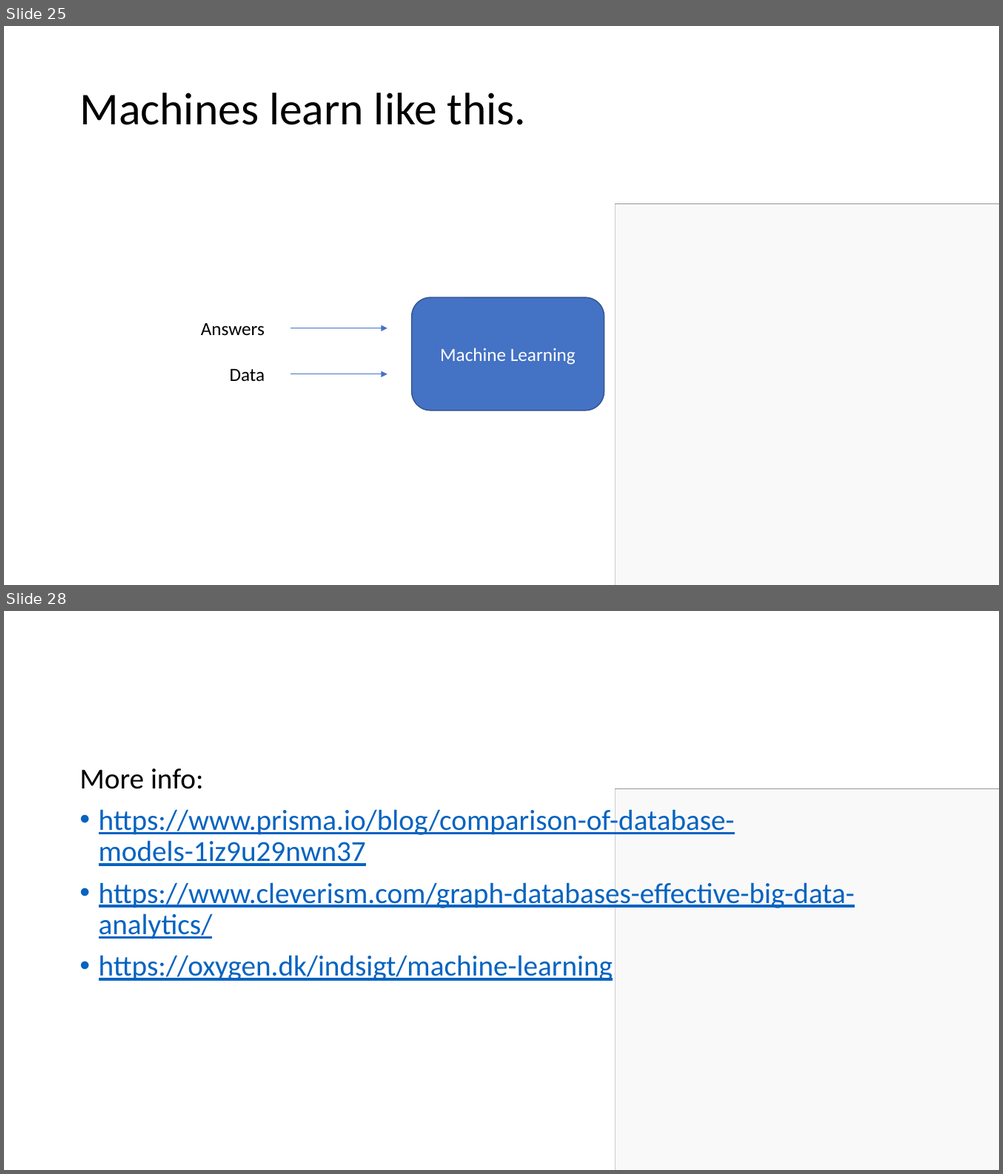
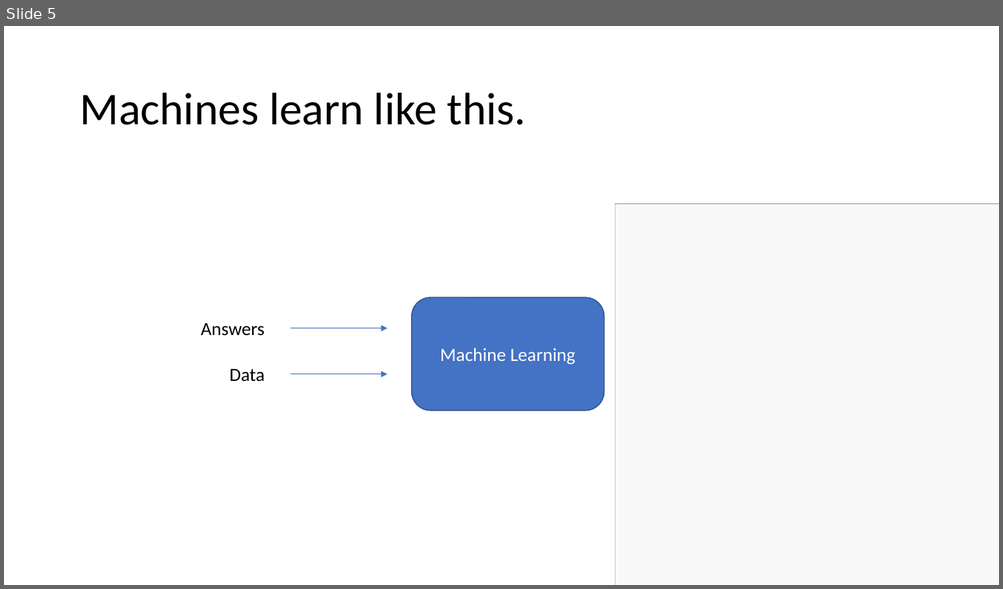
Before and after one commit to mikkelvalentinsorensen/MikValSor.GraphDBIntroTalk, a slide deck: Presentation.pptx. Shown one above the other, each under a label of ours: slides 25 and 28 before the commit, slide 5 after it; the slides between them are not shown. The pictures are 1003x1174 and 1003x589 pixels, drawn with LibreOffice and Linux fonts; fonts in the diff are those of the drawing; grey boxes stand for pictures. Boxes give left, top, right and bottom in pixels: in the first picture for what was removed or moved away, otherwise in the second. Text is boxed around its words. In the diff, an @@ line names an element or a change of style, - is before the commit and + after.

```diff
--- a/Presentation.pptx
+++ b/Presentation.pptx
@@ slide 28 removed at bbox=[4, 611, 999, 1170], background #FFFFFF @@
@@ text removed at bbox=[79, 769, 854, 981] @@
-More info:
-• https://www.prisma.io/blog/comparison-of-database-models-1iz9u29nwn37
-• https://www.cleverism.com/graph-databases-effective-big-data-analytics/
-• https://oxygen.dk/indsigt/machine-learning
@@ picture removed at bbox=[615, 789, 999, 1170] @@
@@ rectangle removed at bbox=[615, 789, 999, 1170] @@
@@ what was slide 25 is now slide 5 @@
```
Also in this commit, not shown: 2 slides changed, 2 other slides removed, 1 other file.
